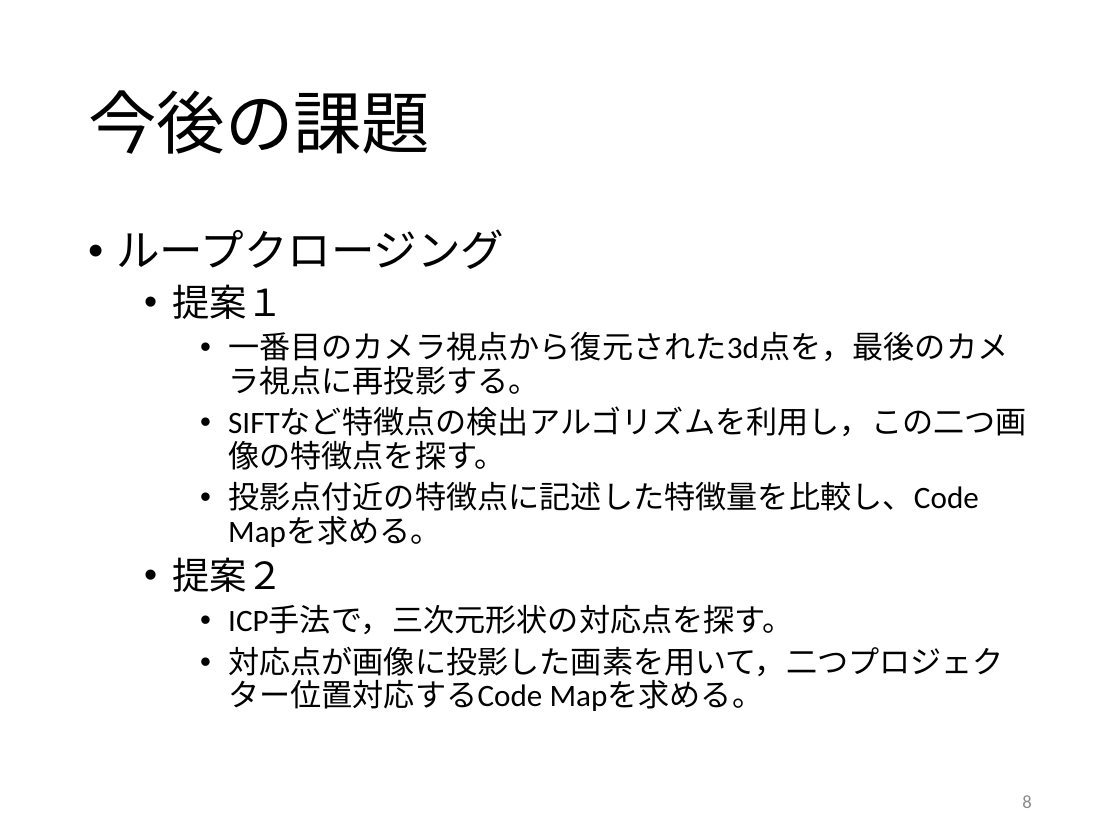
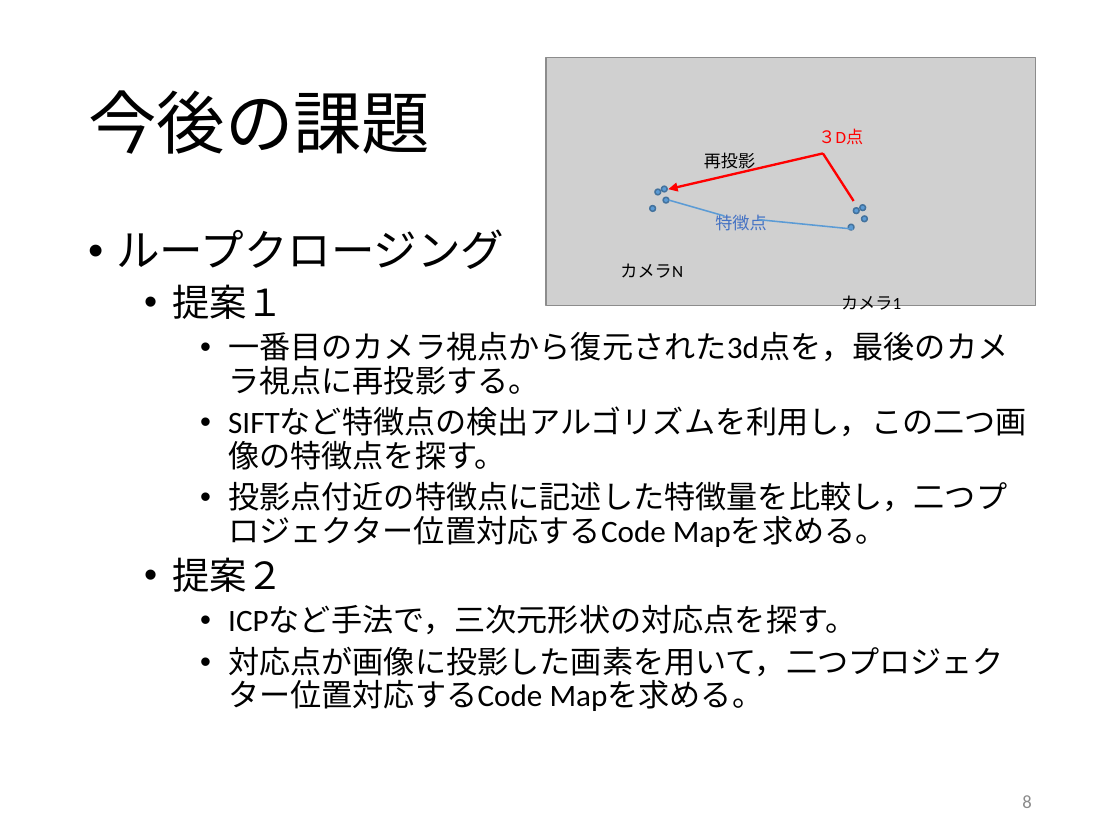
Before and after one commit to GrayMask/3dSurface3, a slide deck: slide 8 of report/20170508/Li-20170508_.pptx. Drawn at 1120x840 pixels with LibreOffice and Linux fonts; fonts in the diff are those of the drawing; grey boxes stand for pictures. Boxes give left, top, right and bottom in pixels: in the first picture for what was removed or moved away, otherwise in the second. Text is boxed around its words. In the diff, an @@ line names an element or a change of style, - is before the commit and + after.

Commit message:
ppt modify

```diff
--- a/report/20170508/Li-20170508_.pptx
+++ b/report/20170508/Li-20170508_.pptx
@@ picture added at (x1=547, y1=58, x2=1036, y2=306) @@
@@ text added at (x1=818, y1=128, x2=863, y2=144), 11 pt, text #FF0000 @@
+３D点
@@ arrow added from (823, 153) to (669, 189), #FF0000 1.5 pt @@
@@ text added at (x1=704, y1=152, x2=755, y2=173), 11 pt, text #000000 @@
+再投影
@@ line added from (853, 200) to (823, 153), #FF0000 1.5 pt @@
@@ ellipse added at (x1=650, y1=206, x2=655, y2=212), fill #5B9BD5, outline #43739E 1 pt @@
@@ ellipse added at (x1=655, y1=189, x2=661, y2=195), fill #5B9BD5, outline #43739E 1 pt @@
@@ ellipse added at (x1=662, y1=186, x2=668, y2=192), fill #5B9BD5, outline #43739E 1 pt @@
@@ ellipse added at (x1=663, y1=197, x2=669, y2=203), fill #5B9BD5, outline #43739E 1 pt @@
@@ line added from (669, 200) to (725, 216), #5B9BD5 1 pt @@
@@ ellipse added at (x1=853, y1=208, x2=859, y2=214), fill #5B9BD5, outline #43739E 1 pt @@
@@ ellipse added at (x1=860, y1=205, x2=866, y2=211), fill #5B9BD5, outline #43739E 1 pt @@
@@ text added at (x1=715, y1=212, x2=766, y2=231), 11 pt, text #4472C4 @@
+特徴点
@@ line added from (758, 220) to (853, 230), #5B9BD5 1 pt @@
@@ ellipse added at (x1=848, y1=224, x2=853, y2=230), fill #5B9BD5, outline #43739E 1 pt @@
@@ ellipse added at (x1=861, y1=216, x2=867, y2=222), fill #5B9BD5, outline #43739E 1 pt @@
@@ text added at (x1=620, y1=263, x2=683, y2=278), 11 pt, text #000000 @@
+カメラN
@@ text added at (x1=841, y1=295, x2=901, y2=315), 11 pt, text #000000 @@
+カメラ1
@@ text at (x1=228, y1=481, x2=1007, y2=547): text changed @@
-    • 投影点付近の特徴点に記述した特徴量を比較し、Code Mapを求める。
+    • 投影点付近の特徴点に記述した特徴量を比較し，二つプロジェクター位置対応するCode Mapを求める。
@@ text at (x1=228, y1=605, x2=856, y2=634): text changed @@
-    • ICP手法で，三次元形状の対応点を探す。
+    • ICPなど手法で，三次元形状の対応点を探す。
```
Also in this commit, not shown: 5 other slides changed, 2 other files.
